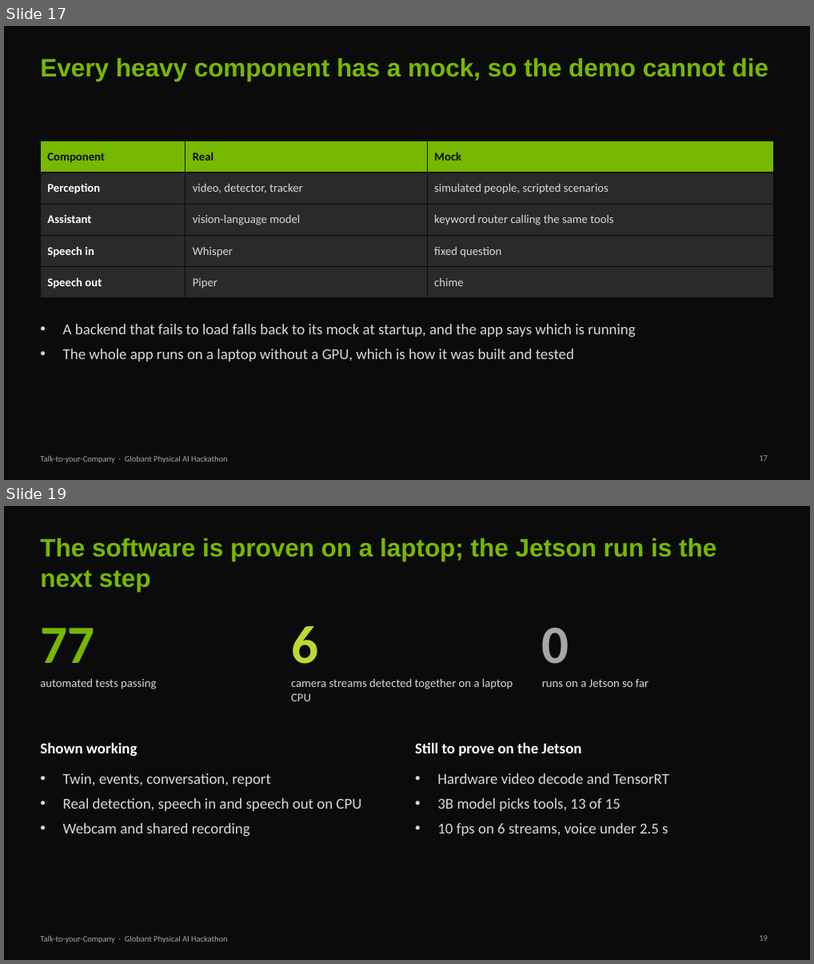
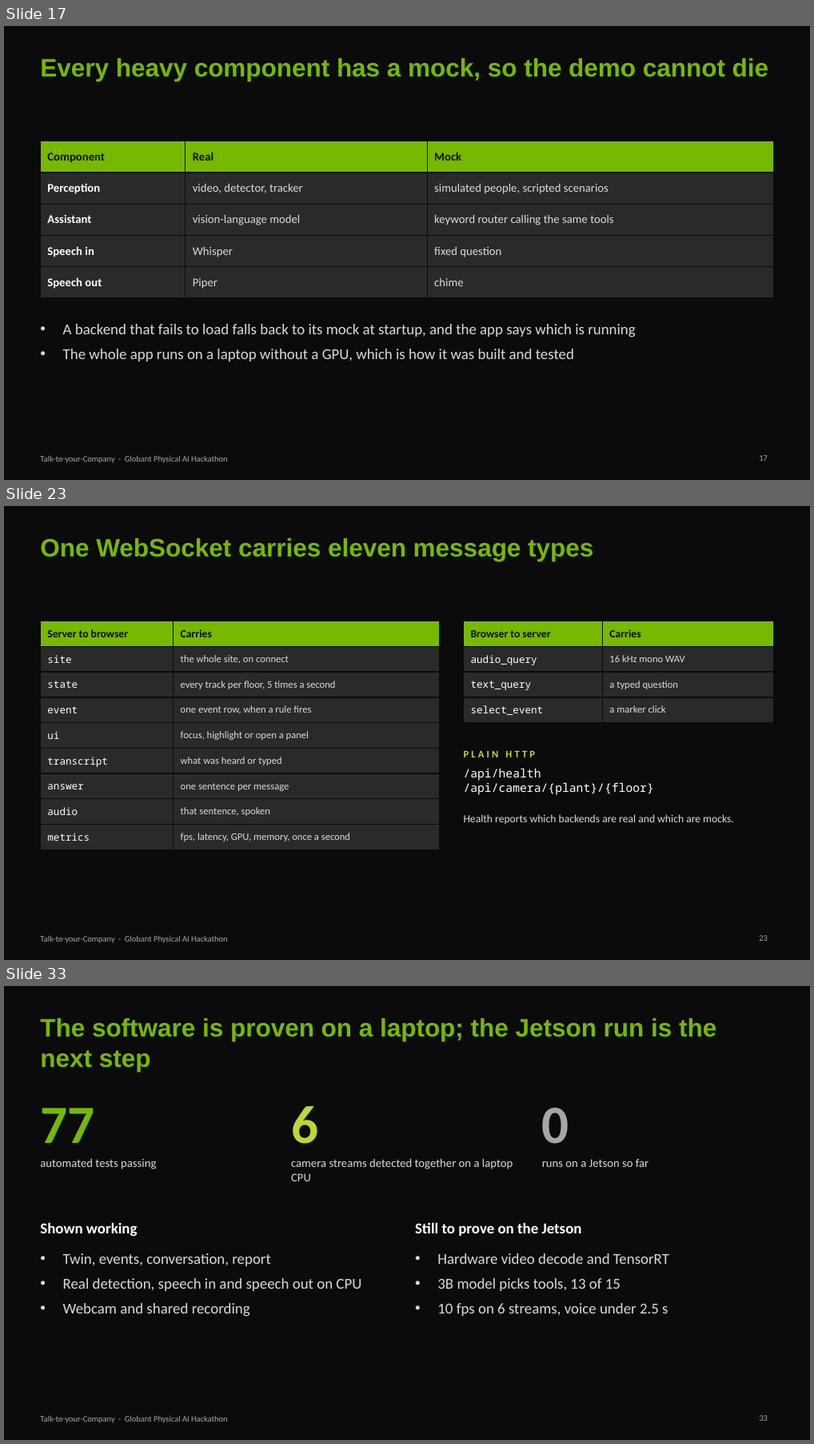
Before and after one commit to Yash-Kavaiya/talk-to-your-company, a slide deck: presentation/talk-to-your-company.pptx. Shown one above the other, each under a label of ours: slides 17 and 19 before the commit, slides 17, 23 and 33 after it; the slides between them are not shown. The pictures are 814x964 and 814x1444 pixels, drawn with LibreOffice and Linux fonts; fonts in the diff are those of the drawing. Boxes give left, top, right and bottom in pixels: in the first picture for what was removed or moved away, otherwise in the second. Text is boxed around its words. In the diff, an @@ line names an element or a change of style, - is before the commit and + after.

```diff
--- a/presentation/talk-to-your-company.pptx
+++ b/presentation/talk-to-your-company.pptx
@@ slide 23 added at [4, 506, 810, 960], background #0B0B0B; not listed: 1 template element that a slide beside it also shows @@
@@ title added at [40, 538, 594, 561], 30 pt, text #76B900, bold @@
+One WebSocket carries eleven message types
@@ table added at [40, 621, 439, 844], 9 rows, 2 columns @@
+Server to browser | Carries
+site | the whole site, on connect
+state | every track per floor, 5 times a second
+event | one event row, when a rule fires
+ui | focus, highlight or open a panel
+transcript | what was heard or typed
+answer | one sentence per message
+audio | that sentence, spoken
+metrics | fps, latency, GPU, memory, once a second
@@ table added at [464, 621, 774, 718], 4 rows, 2 columns @@
+Browser to server | Carries
+audio_query | 16 kHz mono WAV
+text_query | a typed question
+select_event | a marker click
@@ text added at [464, 751, 535, 757], 12 pt, text #BFD732, bold @@
+PLAIN HTTP
@@ text added at [464, 768, 654, 795], 14 pt, text #FFFFFF @@
+/api/health
+/api/camera/{plant}/{floor}
@@ text added at [464, 814, 734, 824], 13 pt, text #D9D9D9 @@
+Health reports which backends are real and which are mocks.
@@ page number added at [759, 935, 768, 940], 10 pt, text #A6A6A6 @@
+23
@@ what was slide 19 is now slide 33 @@
```
Also in this commit, not shown: 1 slide changed, 13 other slides added, 7 other files.
